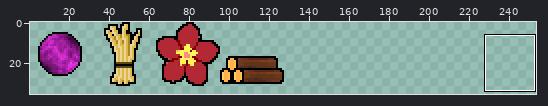
Sprite sheet -- src/com/jaybaffoni/images/itemsSheet.png. The first picture is a wide view before the edit; the outline marks the close-up.
Close-up. Before the edit:
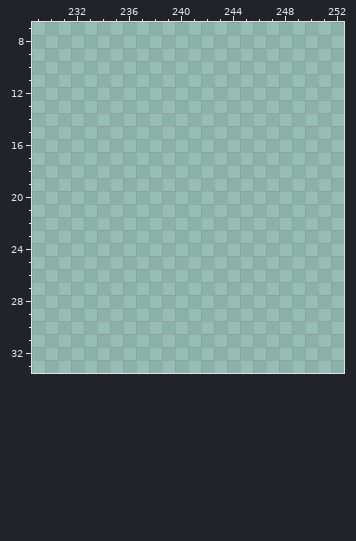
The file is 256x256 pixels. Colours within 5 levels of each other are drawn and written as one. Shown: x 229..252, y 7..33. The wide view leaves out empty margins. The commit also changed other parts of the picture, which this record leaves out.
Palette (. is transparent): 
The same view after the edit:
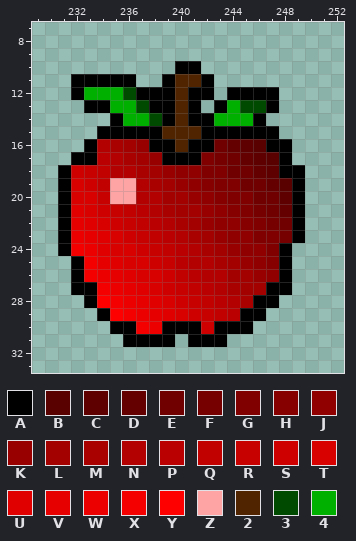
Colours new in this view: A #000000  B #590000  C #5f0000  D #650000  E #700000  F #760000  G #800000  H #870000  J #910000  K #980000  L #a30000  M #a90000  N #b30000  P #ba0000  Q #c10000  R #c70000  S #ce0000  T #d90000  U #e00000  V #e70000  W #ed0000  X #f40000  Y #fe0000  Z #ffa4a4  2 #512400  3 #004a00  4 #00b000
What changed:
Changed rows in their new state; - is an unchanged pixel.
first column x 231:
10 ---------AA--------
11 -AAAAA--A22A-------
12 -A4443AAA2AA-AAAA--
13 --AA443AA2A-A433A--
14 ----A443A2AA444A---
15 ---AAAAA222AAAAAA--
16 --ANMLKAA2AAEDCBAA-
17 -AAPNMLKAAAGFEDCBA-
18 ASRQNNMLKJJGGEEDCAA
19 ATSQZZNMLKJHGGEEDBA
20 ATTRZZNNLLKJHGGEECA
21 AUTSRQPNMLLKJHGFEDA
22 AVUTSRQPNMLKJJHGFEA
23 AWVUTSRQPNMLKJJGGFA
24 AXWUTTSRQPNMLKJJGA-
25 -AXVUTTSRPNNMLKJHA-
26 -AXWVUTTSQPNNLLKJA-
27 -AAXWVUTSRQPNMLLAA-
28 --AYXWVUTSRQPNMAA--
29 ---AYXWVUTSRQPAA---
30 ----AAXWAAASAAA----
31 -----AAAA-AAA------
